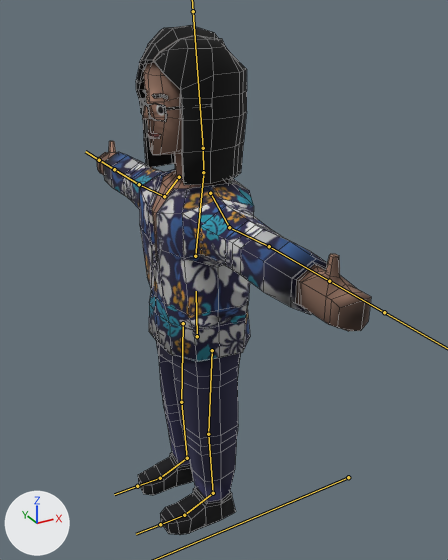
The FBX model Content/FBX/personaje/Dager.fbx, before and after one commit.
Rendered twice from a 50 mm camera at (-0.97, -2.0, 2.03) aimed at (0.13, 0.0, 1.03). Every picture has the same lights, and +X, +Y and +Z are marked at lower left. The bones that bend it are drawn over the model as lines. Mesh edges are drawn as thin lines.

Objects in the first picture: 'Personaje'.
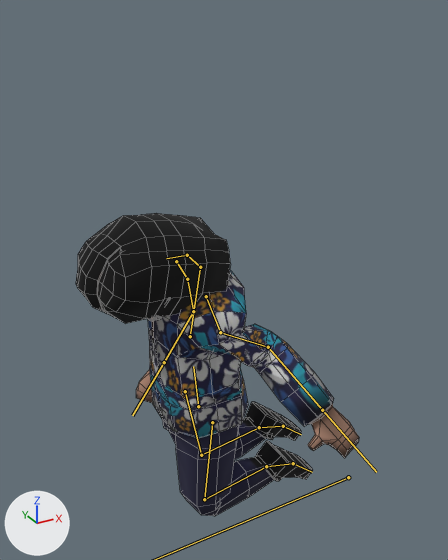
The newer file adds an action. The first version stands in its rest pose; the second is drawn at frame 1 of the action 'Rig|Morir'.

Boxes (x1, y1, x2, y2) around the edits, measured in the pictures (448 x 560 px):
'Personaje', posed (41% shorter): before (97, 25, 371, 535); after (76, 213, 359, 516)
bone 'estomago', root to tip: before (197, 336) to (196, 291); after (198, 406) to (193, 366)
bone 'pecho', root to tip: before (195, 256) to (203, 175); after (190, 336) to (200, 269)
bone 'cuello', root to tip: before (203, 172) to (203, 148); after (200, 267) to (187, 255)
bone 'cabeza', root to tip: before (203, 148) to (193, 11); after (187, 255) to (166, 258)
bone 'hombro.L', root to tip: before (210, 193) to (229, 227); after (206, 296) to (220, 332)
bone 'brazo.L', root to tip: before (229, 227) to (269, 246); after (220, 332) to (268, 347)
bone 'antebrazo.L', root to tip: before (269, 246) to (329, 281); after (268, 347) to (322, 410)
bone 'mano.L', root to tip: before (329, 281) to (384, 312); after (322, 410) to (376, 472)
bone 'hombro.R', root to tip: before (179, 177) to (164, 196); after (176, 261) to (187, 279)
bone 'brazo.R', root to tip: before (164, 196) to (139, 184); after (187, 279) to (193, 311)
bone 'antebrazo.R', root to tip: before (139, 184) to (114, 169); after (193, 311) to (164, 362)
bone 'mano.R', root to tip: before (114, 169) to (99, 160); after (164, 362) to (132, 415)
bone 'muslo.L', root to tip: before (212, 350) to (208, 434); after (212, 422) to (204, 499)
bone 'pantorrilla.L', root to tip: before (208, 434) to (213, 493); after (204, 499) to (266, 466)
bone 'pie.L', root to tip: before (213, 493) to (184, 515); after (266, 466) to (293, 463)
bone 'muslo.R', root to tip: before (183, 323) to (181, 402); after (185, 391) to (201, 455)
bone 'pantorrilla.R', root to tip: before (181, 402) to (187, 458); after (201, 455) to (259, 427)
bone 'pie.R', root to tip: before (187, 458) to (160, 478); after (259, 427) to (283, 426)

What the commit changed:
Bone 'estomago' (bone_estomago) moves from (0.0, 0.0, 0.0) to (0.0, -0.34, 0.0).
Bone 'estomago' (bone_estomago) turns from (0, 0, 0) to (0, 0, 5) degrees about its own x, y and z.
Bone 'pecho' (bone_pecho) turns from (0, 0, 0) to (10, 0, -2) degrees about its own x, y and z.
Bone 'cuello' (bone_cuello) turns from (0, 0, 0) to (2, -4, 40) degrees about its own x, y and z.
Bone 'cabeza' (bone_cabeza) turns from (0, 0, 0) to (11, 0, 33) degrees about its own x, y and z.
Bone 'hombro.L' (bone_hombro_l) turns from (0, 0, 0) to (9, 7, -3) degrees about its own x, y and z.
Bone 'brazo.L' (bone_brazo_l) turns from (0, 0, 0) to (132, 67, 62) degrees about its own x, y and z.
Bone 'antebrazo.L' (bone_antebrazo_l) turns from (0, 0, 0) to (-49, 7, -21) degrees about its own x, y and z.
Bone 'mano.L' (bone_mano_l) turns from (0, 0, 0) to (6, -4, 8) degrees about its own x, y and z.
Bone 'hombro.R' (bone_hombro_r) turns from (0, 0, 0) to (1, 5, -45) degrees about its own x, y and z.
Bone 'brazo.R' (bone_brazo_r) turns from (0, 0, 0) to (53, -4, -17) degrees about its own x, y and z.
Bone 'antebrazo.R' (bone_antebrazo_r) turns from (0, 0, 0) to (43, -12, -2) degrees about its own x, y and z.
Bone 'mano.R' (bone_mano_r) turns from (0, 0, 0) to (-15, 132, -5) degrees about its own x, y and z.
Bone 'muslo.L' (bone_muslo_l) turns from (0, 0, 0) to (0, 0, 8) degrees about its own x, y and z.
Bone 'pantorrilla.L' (bone_pantorrilla_l) turns from (0, 0, 0) to (0, 0, -99) degrees about its own x, y and z.
Bone 'pie.L' (bone_pie_l) turns from (0, 0, 0) to (0, 0, -45) degrees about its own x, y and z.
Bone 'muslo.R' (bone_muslo_r) turns from (0, 0, 0) to (0, 0, -9) degrees about its own x, y and z.
Bone 'pantorrilla.R' (bone_pantorrilla_r) turns from (0, 0, 0) to (0, 0, -80) degrees about its own x, y and z.
Bone 'pie.R' (bone_pie_r) turns from (0, 0, 0) to (8, 3, -45) degrees about its own x, y and z.
